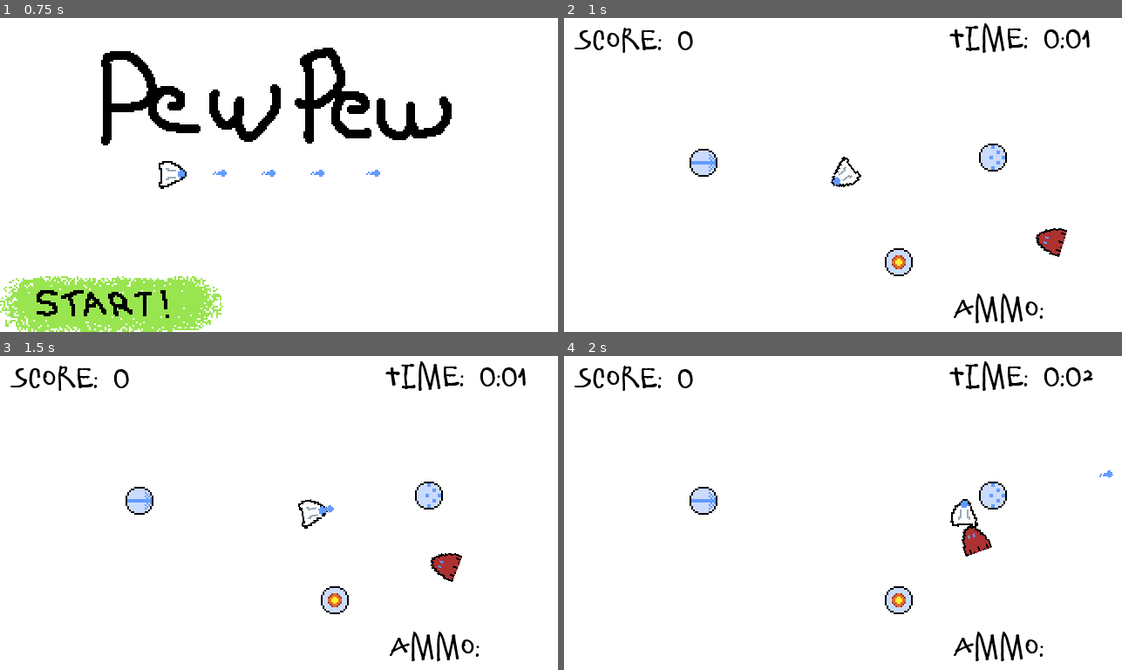
Above: before the commit, frames 1-4 (two rows, left to right).
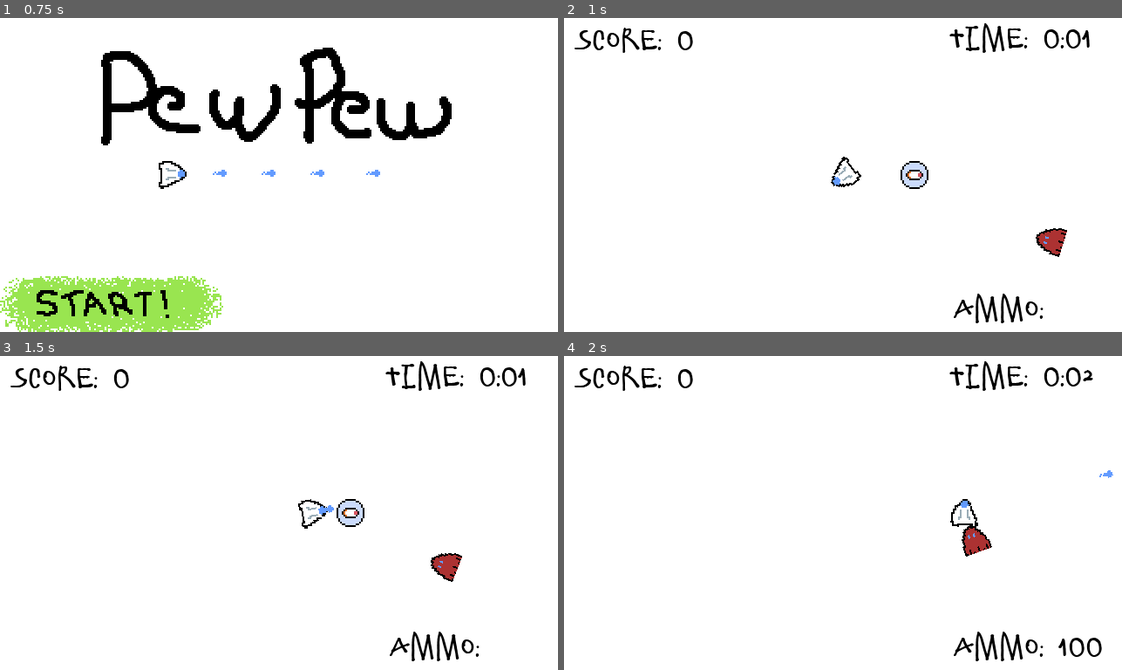
Above: after the commit, the same moments.

Repository: qbradq/gwj44
Game: Godot game, scene res://Scenes/Menu.tscn
Two runs of this game, one before a commit and one after it. Both use one fixed random seed, a clock stepped at 60 frames per second and the inputs below.
Inputs (mouse positions are in pixels of both pictures, inside the frame that each line leads up to):
- Up to frame 1 (0.75 s): click (111, 303) at 0.5 s
- Up to frame 2 (1 s): no input
- Up to frame 3 (1.5 s): move the mouse to (401, 497) at 1.27 s; hold Right (ui_right) from 1.28 s (still down); click (401, 497) at 1.42 s
- Up to frame 4 (2 s): keep holding Right (ui_right)

Frame 1 is identical in both runs. In frame 2, 1.4% of the frame differs, in the area x 22-80%, y 40-83%; in frame 3, 1.4%; in frame 4, 1.3%.

Commit message:
Added Missle gun

Diff:
--- a/Scenes/Enemy/Enemy.gd
+++ b/Scenes/Enemy/Enemy.gd
@@ -10,7 +10,8 @@
 	preload("res://Scenes/PowerUp/Rapid.tscn"),
 	preload("res://Scenes/PowerUp/Spread.tscn"),
 	preload("res://Scenes/PowerUp/FlameThrower.tscn"),
-	preload("res://Scenes/PowerUp/Laser.tscn")
+	preload("res://Scenes/PowerUp/Laser.tscn"),
+	preload("res://Scenes/PowerUp/Missle.tscn")
 ]
 
 var velocity:Vector2
--- /dev/null
+++ b/Scenes/Gun/Missle.tscn
@@ -0,0 +1,7 @@
+[gd_scene load_steps=3 format=2]
+
+[ext_resource path="res://Scenes/Player/Missile.tscn" type="PackedScene" id=1]
+[ext_resource path="res://Scenes/Gun/Gun.tscn" type="PackedScene" id=2]
+
+[node name="Gun" instance=ExtResource( 2 )]
+bullet_scene = ExtResource( 1 )
--- a/Scenes/Level/Level.tscn
+++ b/Scenes/Level/Level.tscn
@@ -1,13 +1,11 @@
-[gd_scene load_steps=9 format=2]
+[gd_scene load_steps=7 format=2]
 
 [ext_resource path="res://Scenes/Player/Player.tscn" type="PackedScene" id=1]
 [ext_resource path="res://Scenes/Enemy/Bugoid.tscn" type="PackedScene" id=2]
 [ext_resource path="res://Scenes/Level/Spawner.tscn" type="PackedScene" id=3]
 [ext_resource path="res://Scenes/Level/Level.gd" type="Script" id=4]
-[ext_resource path="res://Scenes/PowerUp/Spread.tscn" type="PackedScene" id=5]
 [ext_resource path="res://Fonts/Score.tres" type="DynamicFont" id=6]
-[ext_resource path="res://Scenes/PowerUp/FlameThrower.tscn" type="PackedScene" id=7]
-[ext_resource path="res://Scenes/PowerUp/Laser.tscn" type="PackedScene" id=8]
+[ext_resource path="res://Scenes/PowerUp/Missle.tscn" type="PackedScene" id=9]
 
 [node name="Level" type="Node2D"]
 script = ExtResource( 4 )
@@ -53,13 +51,7 @@
 custom_fonts/font = ExtResource( 6 )
 text = "TIME: 1:59:59"
 
-[node name="PowerUp2" parent="." instance=ExtResource( 5 )]
-position = Vector2( 246, 80 )
-
-[node name="PowerUp" parent="." instance=ExtResource( 7 )]
-position = Vector2( 192, 140 )
-
-[node name="PowerUp3" parent="." instance=ExtResource( 8 )]
-position = Vector2( 80, 83 )
+[node name="PowerUp4" parent="." instance=ExtResource( 9 )]
+position = Vector2( 201, 90 )
 
 [connection signal="timeout" from="AfterDeathTimer" to="." method="_on_AfterDeathTimer_timeout"]
--- /dev/null
+++ b/Scenes/Player/Missile.gd
@@ -0,0 +1,40 @@
+extends Area2D
+
+var nearest_enemy
+var velocity:Vector2
+var speed:float = 250.0
+
+func _ready():
+	# Find nearest enemy
+	var enemies = get_tree().get_nodes_in_group("enemy")
+	var nearest_distance:float = 1000000.0
+	for e in enemies:
+		var d = global_position.distance_squared_to(e.global_position)
+		if d < nearest_distance:
+			nearest_distance = d
+			nearest_enemy = e
+	if nearest_enemy:
+		nearest_enemy = weakref(nearest_enemy)
+	else:
+		queue_free()
+
+func _physics_process(delta):
+	# Look at the nearest enemy
+	if nearest_enemy:
+		var e = nearest_enemy.get_ref()
+		if e:
+			look_at(e.global_position)
+			velocity = (Vector2.RIGHT * speed).rotated(rotation)
+	# Dirty hack
+	if velocity == Vector2.ZERO:
+		queue_free()
+	# Apply velocity
+	global_position += velocity * delta
+	# Screen bounding
+	if not $VisibilityNotifier2D.is_on_screen():
+		queue_free()
+
+func _on_Missile_area_entered(area):
+	if area.is_in_group("enemy"):
+		area.die()
+		queue_free()
--- /dev/null
+++ b/Scenes/Player/Missile.tscn
@@ -0,0 +1,22 @@
+[gd_scene load_steps=4 format=2]
+
+[ext_resource path="res://Art/Player/missle.png" type="Texture" id=1]
+[ext_resource path="res://Scenes/Player/Missile.gd" type="Script" id=2]
+
+[sub_resource type="RectangleShape2D" id=1]
+extents = Vector2( 4, 2 )
+
+[node name="Missile" type="Area2D"]
+script = ExtResource( 2 )
+
+[node name="Sprite" type="Sprite" parent="."]
+texture = ExtResource( 1 )
+
+[node name="CollisionShape2D" type="CollisionShape2D" parent="."]
+shape = SubResource( 1 )
+
+[node name="VisibilityNotifier2D" type="VisibilityNotifier2D" parent="."]
+position = Vector2( 2.38419e-07, 4.76837e-07 )
+scale = Vector2( 0.4, 0.2 )
+
+[connection signal="area_entered" from="." to="." method="_on_Missile_area_entered"]
--- /dev/null
+++ b/Scenes/PowerUp/Missle.tscn
@@ -0,0 +1,11 @@
+[gd_scene load_steps=4 format=2]
+
+[ext_resource path="res://Scenes/PowerUp/PowerUp.tscn" type="PackedScene" id=1]
+[ext_resource path="res://Scenes/Gun/Missle.tscn" type="PackedScene" id=2]
+[ext_resource path="res://Art/PowerUp/missle.png" type="Texture" id=3]
+
+[node name="PowerUp" instance=ExtResource( 1 )]
+gun_scene = ExtResource( 2 )
+
+[node name="Sprite" parent="." index="0"]
+texture = ExtResource( 3 )
Binary file added: Art/Player/missle.png
Not shown, added: Art/Player/missle.png.import
Binary file added: Art/PowerUp/missle.png
Not shown, added: Art/PowerUp/missle.png.import
